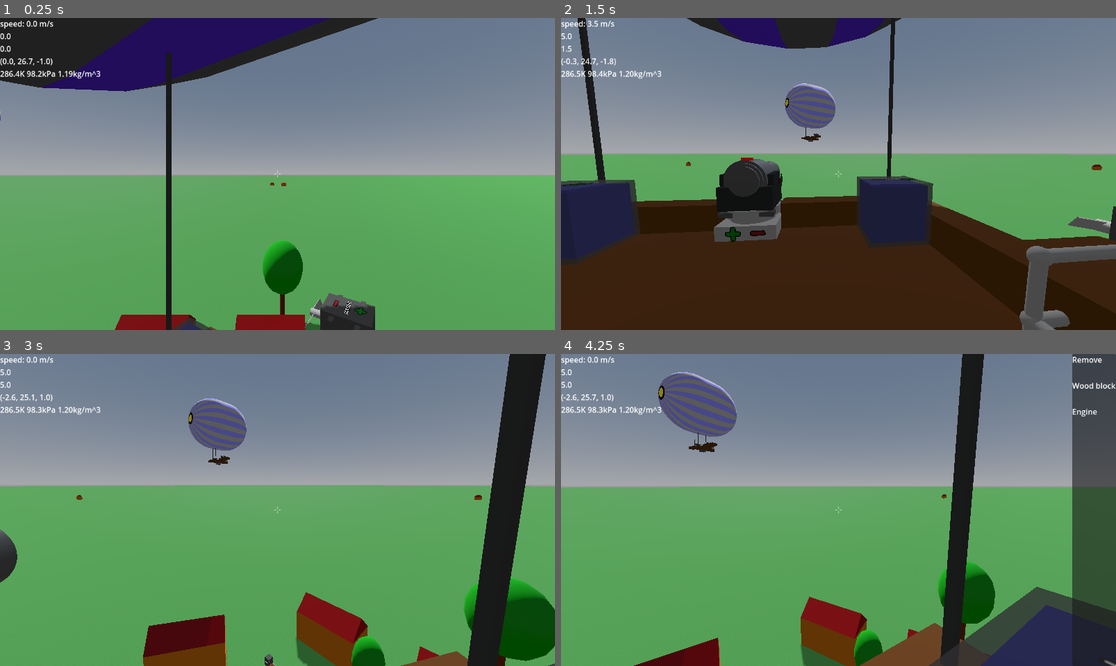
Above: before the commit, frames 1-4 (two rows, left to right).
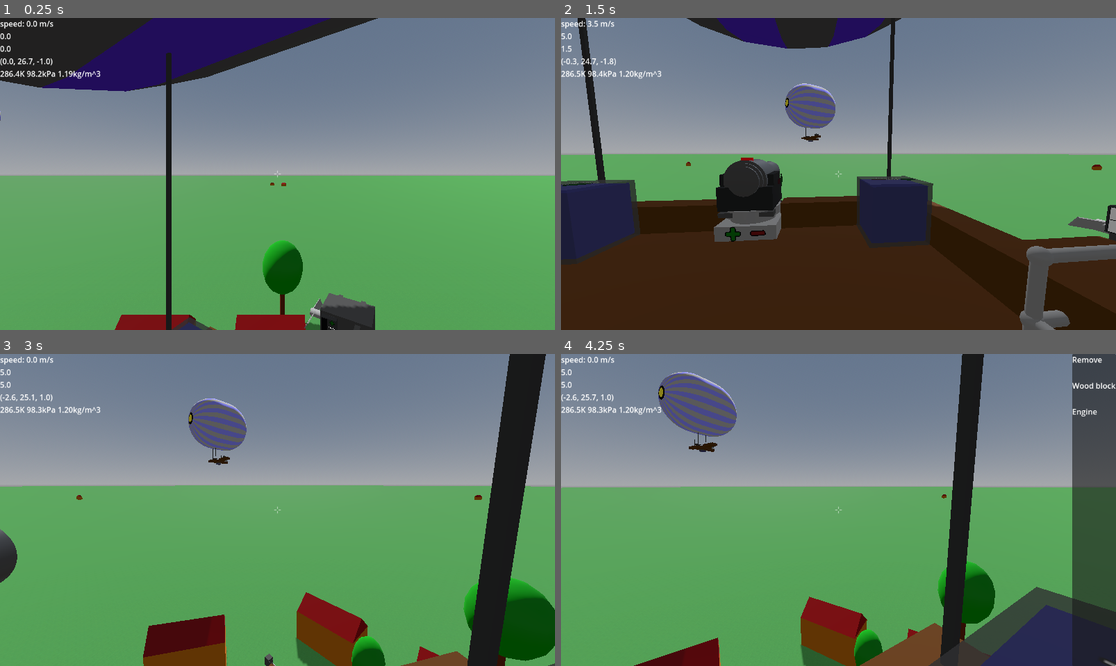
Above: after the commit, the same moments.

Repository: jmdejong/airships
Game: Godot game, scene res://scenes/world.tscn
Same seed, same stepped clock (60 frames per second), same inputs: the game is played once before the commit and once after it.
Inputs (mouse positions are in pixels of both pictures, inside the frame that each line leads up to):
- Up to frame 1 (0.25 s): no input
- Up to frame 2 (1.5 s): move the mouse to (960, 158) at 0.52 s; hold D (right) 0.53-1.28 s; click (960, 158) at 0.6 s; move the mouse to (810, 174) at 1.27 s; hold W (forwards) from 1.28 s (still down); tap Mouse wheel down (rotate_left) at 1.35 s
- Up to frame 3 (3 s): keep holding W (forwards); move the mouse to (288, 503) at 2.02 s; tap Mouse wheel up (rotate_right) at 2.1 s; move the mouse to (271, 516) at 2.77 s; tap Shift (sprint) at 2.85 s; click (271, 516) at 2.92 s
- Up to frame 4 (4.25 s): keep holding W (forwards); move the mouse to (877, 513) at 3.52 s; tap B (toggle_build) at 3.6 s

The runs differ from the first frame. In frame 1, 0.1% of the frame differs, in the area x 23-67%, y 2-100%; in frame 2, 0.2%, in the area x 0-100%, y 2-98%; in frame 3, less than 0.1%; in frame 4, 0.1%.

Commit message:
replace controls on engine itself with slider

Diff:
--- a/code/components/ballast.gd
+++ b/code/components/ballast.gd
@@ -6,6 +6,7 @@
 	set(value):
 		filling = value
 		%Water.scale.y = filling/max_filling
+		%Water.visible = filling > 0.0
 		%StatusPanel.text = "%4.0f kg\n%3d%%" % [filling, int(filling/max_filling * 100)]
 		changed.emit()
 
--- a/code/components/engine.gd
+++ b/code/components/engine.gd
@@ -18,11 +18,10 @@
 	update_power()
 
 func update_power() -> void:
-		%StatusPanel.text = "%2.2f kW" % (power / 1000.0)
 		if power == 0:
 			%Rotor.rps = sign(%Rotor.rps) * 0.02
 		else:
-			%Rotor.rps = power / 500
+			%Rotor.rps = power / 1000
 		$SignalConnection.value = SignalValue.new(power / signal_scale, "kW", min_power / signal_scale, max_power / signal_scale)
 		changed.emit()
 
@@ -30,11 +29,5 @@
 	var direction: Vector3 = ($CenterOfMass.position-%Rotor.position).normalized() * sign(power)
 	return [Force.new(%Rotor.position, direction, abs(power)).transformed(transform)]
 
-func _on_less_pressed() -> void:
-	power = power - step
-
-func _on_more_pressed() -> void:
-	power = power + step
-
 func _on_signal_connection_changed(value: SignalValue) -> void:
 	power = value.value * signal_scale
--- /dev/null
+++ b/code/components/slider.gd
@@ -0,0 +1,32 @@
+extends BoxComponent
+
+@export var scale_degree: float = 2
+@export var step_size: float = 5
+
+var value: SignalValue = SignalValue.empty():
+	set(val):
+		if value.equals(val):
+			return
+		value = val
+		update()
+
+func _ready() -> void:
+	value = $SignalConnection.value
+	update()
+
+func update() -> void:
+	if !is_inside_tree():
+		return
+	$SignalConnection.value = value
+	%ColorRect.set_(value.value, max(value.min_allowed(), -1000), min(value.max_allowed(), 1000))
+	#$Screw.rotation_degrees.y = -value.value * scale_degree
+	%StatusText.text = "%3.2f %s" % [value.value, value.unit]
+
+func _on_signal_connection_changed(value: SignalValue) -> void:
+	self.value = value
+
+func _on_less_pressed() -> void:
+	value = value.changed_by(-step_size)
+
+func _on_more_pressed() -> void:
+	value = value.changed_by(step_size)
--- /dev/null
+++ b/code/components/slider_display.gd
@@ -0,0 +1,27 @@
+extends ColorRect
+
+var lo: float = -0.5
+var hi: float = 1
+var val: float = -.3
+
+func set_(val: float, lo: float, hi: float) -> void:
+	self.val = val
+	self.lo = lo
+	self.hi = hi
+	queue_redraw()
+
+func _ready() -> void:
+	queue_redraw()
+
+func _draw() -> void:
+	var area: Rect2 = get_viewport_rect()
+	var s: float = area.size.y / (hi - lo)
+	var zero: float = -lo * s
+	var vy: float = (val - lo) * s
+	if val > 0:
+		prints(vy, zero, zero - vy)
+		draw_rect(Rect2(0, zero, area.size.x, vy - zero), Color.RED)
+	else:
+		draw_rect(Rect2(0, vy, area.size.x, zero - vy), Color.RED)
+	draw_line(Vector2(0, zero), Vector2(area.size.x, zero), Color.BLACK, 3)
+	draw_rect(get_viewport_rect(), Color.BLACK, false, 4.0)
--- a/scenes/components/engine.tscn
+++ b/scenes/components/engine.tscn
@@ -1,9 +1,6 @@
-[gd_scene load_steps=20 format=3 uid="uid://37i3vkcqr8ef"]
+[gd_scene load_steps=14 format=3 uid="uid://37i3vkcqr8ef"]
 
 [ext_resource type="Script" uid="uid://e8guogssdweh" path="res://code/components/engine.gd" id="1_rrhl7"]
-[ext_resource type="PackedScene" uid="uid://4ev7n8xin8g8" path="res://scenes/button3d.tscn" id="2_au7r5"]
-[ext_resource type="Texture2D" uid="uid://carh7wcvr4a6b" path="res://textures/less.png" id="3_vdhop"]
-[ext_resource type="Texture2D" uid="uid://rsylrmgcr5lb" path="res://textures/more.png" id="4_e64b2"]
 [ext_resource type="Script" uid="uid://w74q5f1ednux" path="res://code/anim/rotor.gd" id="5_r7ssg"]
 [ext_resource type="PackedScene" uid="uid://c80fsqccc2hnu" path="res://scenes/connection.tscn" id="6_8634w"]
 [ext_resource type="PackedScene" uid="uid://djd85005dvf4k" path="res://scenes/components/signal_connection.tscn" id="7_au7r5"]
@@ -17,23 +14,6 @@
 [sub_resource type="BoxMesh" id="BoxMesh_dn7b6"]
 material = SubResource("StandardMaterial3D_3ouc1")
 size = Vector3(1, 0.7, 0.7)
-
-[sub_resource type="QuadMesh" id="QuadMesh_nhv66"]
-size = Vector2(0.25, 0.25)
-center_offset = Vector3(0, 0.01, 0)
-orientation = 1
-
-[sub_resource type="StandardMaterial3D" id="StandardMaterial3D_a57g1"]
-transparency = 2
-alpha_scissor_threshold = 0.5
-alpha_antialiasing_mode = 0
-albedo_texture = ExtResource("3_vdhop")
-
-[sub_resource type="StandardMaterial3D" id="StandardMaterial3D_3fxwf"]
-transparency = 2
-alpha_scissor_threshold = 0.5
-alpha_antialiasing_mode = 0
-albedo_texture = ExtResource("4_e64b2")
 
 [sub_resource type="StandardMaterial3D" id="StandardMaterial3D_lieb6"]
 albedo_color = Color(0.258824, 0.258824, 0.258824, 1)
@@ -67,35 +47,6 @@
 [node name="MeshInstance3D" type="MeshInstance3D" parent="."]
 transform = Transform3D(1, 0, 0, 0, 1, 0, 0, 0, 1, 0.5, 0.5, 0.5)
 mesh = SubResource("BoxMesh_dn7b6")
-
-[node name="Less" parent="MeshInstance3D" instance=ExtResource("2_au7r5")]
-unique_name_in_owner = true
-transform = Transform3D(1, 0, 0, 0, 1, 0, 0, 0, 1, 0.25, 0.35, 0)
-description = "Decrease power"
-
-[node name="MeshInstance3D" type="MeshInstance3D" parent="MeshInstance3D/Less"]
-transform = Transform3D(-4.37114e-08, 0, 1, 0, 1, 0, -1, 0, -4.37114e-08, 0, 0.00999999, 0)
-mesh = SubResource("QuadMesh_nhv66")
-skeleton = NodePath("")
-surface_material_override/0 = SubResource("StandardMaterial3D_a57g1")
-
-[node name="More" parent="MeshInstance3D" instance=ExtResource("2_au7r5")]
-unique_name_in_owner = true
-transform = Transform3D(1, 0, 0, 0, 1, 0, 0, 0, 1, -0.25, 0.35, 0)
-description = "Increase power"
-
-[node name="MeshInstance3D" type="MeshInstance3D" parent="MeshInstance3D/More"]
-transform = Transform3D(1, 0, 0, 0, 1, 0, 0, 0, 1, 0, 0.01, 0)
-mesh = SubResource("QuadMesh_nhv66")
-skeleton = NodePath("")
-surface_material_override/0 = SubResource("StandardMaterial3D_3fxwf")
-
-[node name="StatusPanel" type="Label3D" parent="MeshInstance3D"]
-unique_name_in_owner = true
-transform = Transform3D(-4.37114e-08, -1, -4.37114e-08, 0, -4.37114e-08, 1, -1, 4.37114e-08, 1.91069e-15, 0, 0.36, 0)
-text = "power"
-font_size = 24
-outline_size = 7
 
 [node name="Beam" type="MeshInstance3D" parent="MeshInstance3D"]
 transform = Transform3D(1, 0, 0, 0, 1, 0, 0, 0, 1, -0.25, -0.25, 0)
@@ -187,6 +138,4 @@
 transform = Transform3D(1, 0, 0, 0, 1, 0, 0, 0, 1, -0.25, 0.25, 0.25)
 shape = SubResource("BoxShape3D_au7r5")
 
-[connection signal="pressed" from="MeshInstance3D/Less" to="." method="_on_less_pressed"]
-[connection signal="pressed" from="MeshInstance3D/More" to="." method="_on_more_pressed"]
 [connection signal="changed" from="SignalConnection" to="." method="_on_signal_connection_changed"]
--- /dev/null
+++ b/scenes/components/slider.tscn
@@ -0,0 +1,130 @@
+[gd_scene load_steps=19 format=3 uid="uid://dy7asljtall0c"]
+
+[ext_resource type="Script" uid="uid://mmuh8ykq3kp2" path="res://code/components/slider.gd" id="1_0kyjx"]
+[ext_resource type="PackedScene" uid="uid://4ev7n8xin8g8" path="res://scenes/button3d.tscn" id="2_h2hu0"]
+[ext_resource type="Texture2D" uid="uid://rsylrmgcr5lb" path="res://textures/more.png" id="3_5h15h"]
+[ext_resource type="Texture2D" uid="uid://carh7wcvr4a6b" path="res://textures/less.png" id="4_ulco8"]
+[ext_resource type="PackedScene" uid="uid://c80fsqccc2hnu" path="res://scenes/connection.tscn" id="5_awiax"]
+[ext_resource type="PackedScene" uid="uid://djd85005dvf4k" path="res://scenes/components/signal_connection.tscn" id="6_n3ijd"]
+[ext_resource type="Script" uid="uid://cne7gq7x08cg7" path="res://code/components/slider_display.gd" id="7_h2hu0"]
+
+[sub_resource type="BoxShape3D" id="BoxShape3D_jc46c"]
+size = Vector3(0.3, 0.1, 0.3)
+
+[sub_resource type="QuadMesh" id="QuadMesh_5sv2v"]
+size = Vector2(0.25, 0.25)
+center_offset = Vector3(0, 0.01, 0)
+orientation = 1
+
+[sub_resource type="StandardMaterial3D" id="StandardMaterial3D_3fopc"]
+transparency = 2
+alpha_scissor_threshold = 0.5
+alpha_antialiasing_mode = 0
+albedo_texture = ExtResource("3_5h15h")
+
+[sub_resource type="StandardMaterial3D" id="StandardMaterial3D_5sv2v"]
+transparency = 2
+alpha_scissor_threshold = 0.5
+alpha_antialiasing_mode = 0
+albedo_texture = ExtResource("4_ulco8")
+
+[sub_resource type="QuadMesh" id="QuadMesh_0kyjx"]
+size = Vector2(0.104, 0.28)
+
+[sub_resource type="ViewportTexture" id="ViewportTexture_0kyjx"]
+viewport_path = NodePath("SubViewport")
+
+[sub_resource type="StandardMaterial3D" id="StandardMaterial3D_h2hu0"]
+resource_local_to_scene = true
+albedo_texture = SubResource("ViewportTexture_0kyjx")
+
+[sub_resource type="BoxMesh" id="BoxMesh_0kyjx"]
+size = Vector3(0.3, 0.1, 0.3)
+
+[sub_resource type="StandardMaterial3D" id="StandardMaterial3D_8dutg"]
+albedo_color = Color(0.2, 0.2, 0.2, 1)
+
+[sub_resource type="BoxShape3D" id="BoxShape3D_3fopc"]
+size = Vector3(0.1, 0.1, 0.1)
+
+[sub_resource type="SphereShape3D" id="SphereShape3D_swh12"]
+radius = 0.1
+
+[node name="Slider" type="Node3D"]
+script = ExtResource("1_0kyjx")
+
+[node name="CollisionShape3D" type="CollisionShape3D" parent="."]
+transform = Transform3D(1, 0, 0, 0, 1, 0, 0, 0, 1, 0.25, 0.05, 0.25)
+shape = SubResource("BoxShape3D_jc46c")
+
+[node name="StatusText" type="Label3D" parent="."]
+unique_name_in_owner = true
+transform = Transform3D(-0.3, -4.5298744e-08, -1.980071e-15, 0, -1.3113417e-08, 0.3, -4.5298744e-08, 0.3, 1.3113417e-08, 0.175, 0.105, 0.25)
+text = "0000.00
+Uni"
+font_size = 24
+outline_size = 7
+
+[node name="More" parent="." instance=ExtResource("2_h2hu0")]
+unique_name_in_owner = true
+transform = Transform3D(0.4, 0, 0, 0, 0.4, 0, 0, 0, 0.4, 0.175, 0.1, 0.35)
+description = "increase"
+
+[node name="MeshInstance3D" type="MeshInstance3D" parent="More"]
+transform = Transform3D(1, 0, 0, 0, 1, 0, 0, 0, 1, 0, 0.01, 0)
+cast_shadow = 0
+mesh = SubResource("QuadMesh_5sv2v")
+skeleton = NodePath("")
+surface_material_override/0 = SubResource("StandardMaterial3D_3fopc")
+
+[node name="Less" parent="." instance=ExtResource("2_h2hu0")]
+unique_name_in_owner = true
+transform = Transform3D(0.4, 0, 0, 0, 0.4, 0, 0, 0, 0.4, 0.175, 0.1, 0.15)
+description = "decrease"
+
+[node name="MeshInstance3D" type="MeshInstance3D" parent="Less"]
+transform = Transform3D(1, 0, 0, 0, 1, 0, 0, 0, 1, 0, 0.00999999, 0)
+cast_shadow = 0
+mesh = SubResource("QuadMesh_5sv2v")
+skeleton = NodePath("")
+surface_material_override/0 = SubResource("StandardMaterial3D_5sv2v")
+
+[node name="Display" type="MeshInstance3D" parent="."]
+transform = Transform3D(1, 0, 0, 0, -4.371139e-08, 1, 0, -1, -4.371139e-08, 0.325, 0.105, 0.25)
+sorting_offset = 1.0
+mesh = SubResource("QuadMesh_0kyjx")
+surface_material_override/0 = SubResource("StandardMaterial3D_h2hu0")
+
+[node name="Case" type="MeshInstance3D" parent="."]
+transform = Transform3D(1, 0, 0, 0, 1, 0, 0, 0, 1, 0.25, 0.05, 0.25)
+mesh = SubResource("BoxMesh_0kyjx")
+skeleton = NodePath("../CenterOfMass")
+surface_material_override/0 = SubResource("StandardMaterial3D_8dutg")
+
+[node name="CenterOfMass" type="Node3D" parent="."]
+transform = Transform3D(1, 0, 0, 0, 1, 0, 0, 0, 1, 0.25, 0.025, 0.25)
+
+[node name="Connection" parent="." instance=ExtResource("5_awiax")]
+
+[node name="CollisionShape3D" type="CollisionShape3D" parent="Connection"]
+transform = Transform3D(1, 0, 0, 0, 1, 0, 0, 0, 1, 0.25, 0, 0.25)
+shape = SubResource("BoxShape3D_3fopc")
+
+[node name="SignalConnection" parent="." instance=ExtResource("6_n3ijd")]
+
+[node name="CollisionShape3D" type="CollisionShape3D" parent="SignalConnection"]
+transform = Transform3D(1, 0, 0, 0, 1, 0, 0, 0, 1, 0.25, 0, 0.25)
+shape = SubResource("SphereShape3D_swh12")
+
+[node name="SubViewport" type="SubViewport" parent="."]
+size = Vector2i(48, 128)
+
+[node name="ColorRect" type="ColorRect" parent="SubViewport"]
+unique_name_in_owner = true
+offset_right = 48.0
+offset_bottom = 128.0
+script = ExtResource("7_h2hu0")
+
+[connection signal="pressed" from="More" to="." method="_on_more_pressed"]
+[connection signal="pressed" from="Less" to="." method="_on_less_pressed"]
+[connection signal="changed" from="SignalConnection" to="." method="_on_signal_connection_changed"]
--- a/scenes/ships/gunboat.tscn
+++ b/scenes/ships/gunboat.tscn
@@ -11,6 +11,7 @@
 [ext_resource type="PackedScene" uid="uid://bnh82toixngca" path="res://scenes/components/cable8m.tscn" id="8_iel0n"]
 [ext_resource type="PackedScene" uid="uid://cckr01vpro7r" path="res://scenes/components/rotary_table.tscn" id="8_qrdk5"]
 [ext_resource type="PackedScene" uid="uid://kutuwinsanlc" path="res://scenes/components/barometer.tscn" id="9_oh3md"]
+[ext_resource type="PackedScene" uid="uid://dy7asljtall0c" path="res://scenes/components/slider.tscn" id="10_s4x7a"]
 [ext_resource type="PackedScene" uid="uid://87gm1mtw3812" path="res://scenes/components/dial.tscn" id="11_qjphb"]
 [ext_resource type="PackedScene" uid="uid://dg2lijml07p5x" path="res://scenes/components/wire_straight.tscn" id="12_oisyc"]
 [ext_resource type="PackedScene" uid="uid://b222awqy5q2ev" path="res://scenes/components/wire_connect.tscn" id="12_sq6km"]
@@ -61,6 +62,9 @@
 
 [node name="Barometer" parent="Components/Machines" index="10" instance=ExtResource("9_oh3md")]
 transform = Transform3D(1, 0, 0, 0, 1, 0, 0, 0, 1, 4.5, 0.5, 0.5)
+
+[node name="Slider" parent="Components/Machines" index="11" instance=ExtResource("10_s4x7a")]
+transform = Transform3D(-1, 4.3711385e-08, -4.371139e-08, -4.3711385e-08, 4.3711392e-08, 1, 4.371139e-08, 1, -4.371139e-08, 0, 1, -4.5)
 
 [node name="Wiring" parent="Components" index="2" instance=ExtResource("3_3nb3f")]
 
--- a/scenes/ships/scout.tscn
+++ b/scenes/ships/scout.tscn
@@ -7,7 +7,7 @@
 [ext_resource type="PackedScene" uid="uid://cckr01vpro7r" path="res://scenes/components/rotary_table.tscn" id="6_2ad0o"]
 [ext_resource type="PackedScene" uid="uid://b5dw13s3ysqsr" path="res://scenes/components/status_panel.tscn" id="6_tw0le"]
 [ext_resource type="PackedScene" uid="uid://cunwan507e0sg" path="res://scenes/components/smalloon.tscn" id="6_uud2w"]
-[ext_resource type="PackedScene" uid="uid://87gm1mtw3812" path="res://scenes/components/dial.tscn" id="7_ium6c"]
+[ext_resource type="PackedScene" uid="uid://dy7asljtall0c" path="res://scenes/components/slider.tscn" id="7_ium6c"]
 [ext_resource type="PackedScene" uid="uid://cr366y43ta7n2" path="res://scenes/components/cable4m.tscn" id="8_2ad0o"]
 [ext_resource type="PackedScene" uid="uid://gag3g3ctvxpx" path="res://scenes/components/wood_panel.tscn" id="8_pvp6t"]
 
@@ -27,8 +27,8 @@
 [node name="Engine" parent="Components/Machines/RotaryTable" index="6" instance=ExtResource("4_b1l47")]
 transform = Transform3D(1, 8.74228e-08, 8.742279e-08, -8.742281e-08, 2.9802322e-08, 1, 8.7422784e-08, -1, 2.980233e-08, 1.1920929e-07, 0.5, 1)
 
-[node name="Dial" parent="Components/Machines/RotaryTable" index="7" instance=ExtResource("7_ium6c")]
-transform = Transform3D(4.3711395e-08, -1, 2.9802326e-08, -8.742281e-08, 2.9802322e-08, 1, -1, -4.371141e-08, -8.74228e-08, 0, 1, 0.5)
+[node name="Slider" parent="Components/Machines/RotaryTable" index="7" instance=ExtResource("7_ium6c")]
+transform = Transform3D(4.371141e-08, -1, -4.3711385e-08, -8.74228e-08, -4.371139e-08, 1, -1, -4.371141e-08, -8.74228e-08, 0, 1, 0.5)
 
 [node name="Basket" parent="Components" index="1" instance=ExtResource("3_qcob2")]
 
Not shown, added: code/components/slider.gd.uid
Not shown, added: code/components/slider_display.gd.uid
Not shown: 1 places in scenes/ships/gunboat.tscn that only renumber resources
